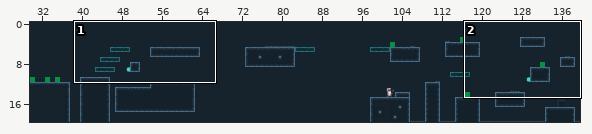
Tiled map -- src/levels/level2.tmx. Above, an overview of the earlier version with the close-up marked.
Close-up. Old version:
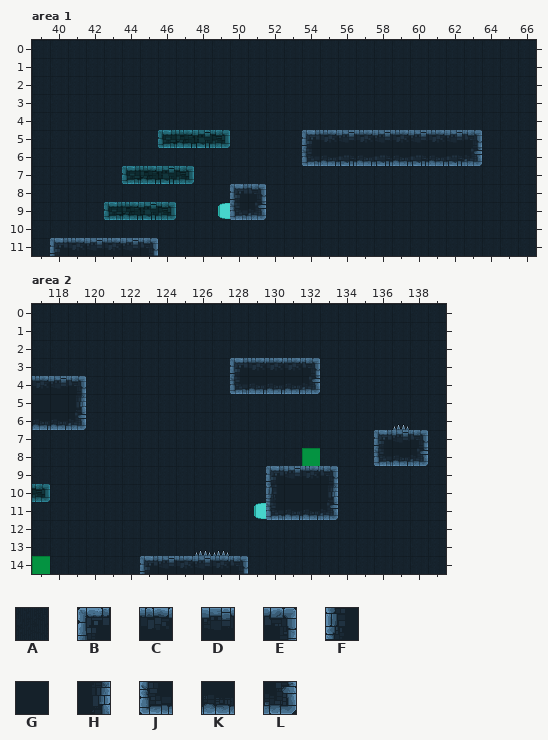
Cells are 32x32 px. Shown: area 1 x 39..66, y 0..11; area 2 x 117..139, y 0..14. The commit also changed other parts of the map, which this record leaves out.
Key: from "tileset": A 0, B 7, C 8, D 9, E 10, F 13, G 14, H 16, J 25, K 26, L 28.
_ is an empty cell.
Objects are placed by their top-left corner, in cells (3,4 is the top-left corner of cell 3,4); size is 1x1 cell unless given.
Layers that did not change in this view are not listed.
Layer "foreground" before, area 2, first column x 117:
 0 AAAAAAAAAAAAAAAAAAAAAAA
 1 AAAAAAAAAAAAAAAAAAAAAAA
 2 AAAAAAAAAAAAAAAAAAAAAAA
 3 AAAAAAAAAAABCCCEAAAAAAA
 4 CDEAAAAAAAAJKKKLAAAAAAA
 5 GGHAAAAAAAAAAAAAAAAAAAA
 6 KKLAAAAAAAAAAAAAAAAAAAA
 7 AAAAAAAAAAAAAAAAAAABDEA
 8 AAAAAAAAAAAAAAAAAAAJKLA
 9 AAAAAAAAAAAAABDCEAAAAAA
10 AAAAAAAAAAAAAFGGHAAAAAA
11 AAAAAAAAAAAAAJKKLAAAAAA
12 AAAAAAAAAAAAAAAAAAAAAAA
13 AAAAAAAAAAAAAAAAAAAAAAA
14 AAAAAABDCDCEAAAAAAAAAAA
After the commit:
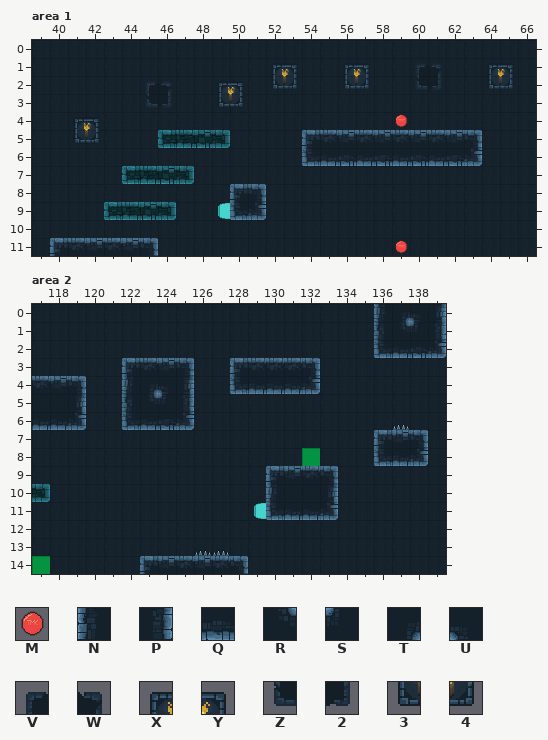
Further tiles: from "memory": M 0; from "tileset": N 19, P 22, Q 27, R 36, S 37, T 38, U 39, V 42, W 43, X 44, Y 45, Z 48, 2 49, 3 50, 4 51.
Tiles of an added or newly shown layer are drawn over the layers below it.
Difference:
Layer "memories" (added), area 1:
added: M at 59,4
added: M at 59,11
Layer "background" (added), area 1:
y 1: x 52..53 __ -> XY; x 56..57 __ -> XY; x 60..61 __ -> VW; x 64..65 __ -> XY
y 2: x 45..46 __ -> VW; x 49..50 __ -> XY; x 52..53 __ -> 34; x 56..57 __ -> 34; x 60..61 __ -> Z2; x 64..65 __ -> 34
y 3: x 45..46 __ -> Z2; x 49..50 __ -> 34
y 4: x 41..42 __ -> XY
y 5: x 41..42 __ -> 34
Layer "foreground", area 2:
y 0: x 136..139 AAAA -> FTUH
y 1: x 136..139 AAAA -> NRSP
y 2: x 136..139 AAAA -> JKQL
y 3: x 122..125 AAAA -> BCDE
y 4: x 122..125 AAAA -> FTUH
y 5: x 122..125 AAAA -> NRSP
y 6: x 122..125 AAAA -> JKQL
